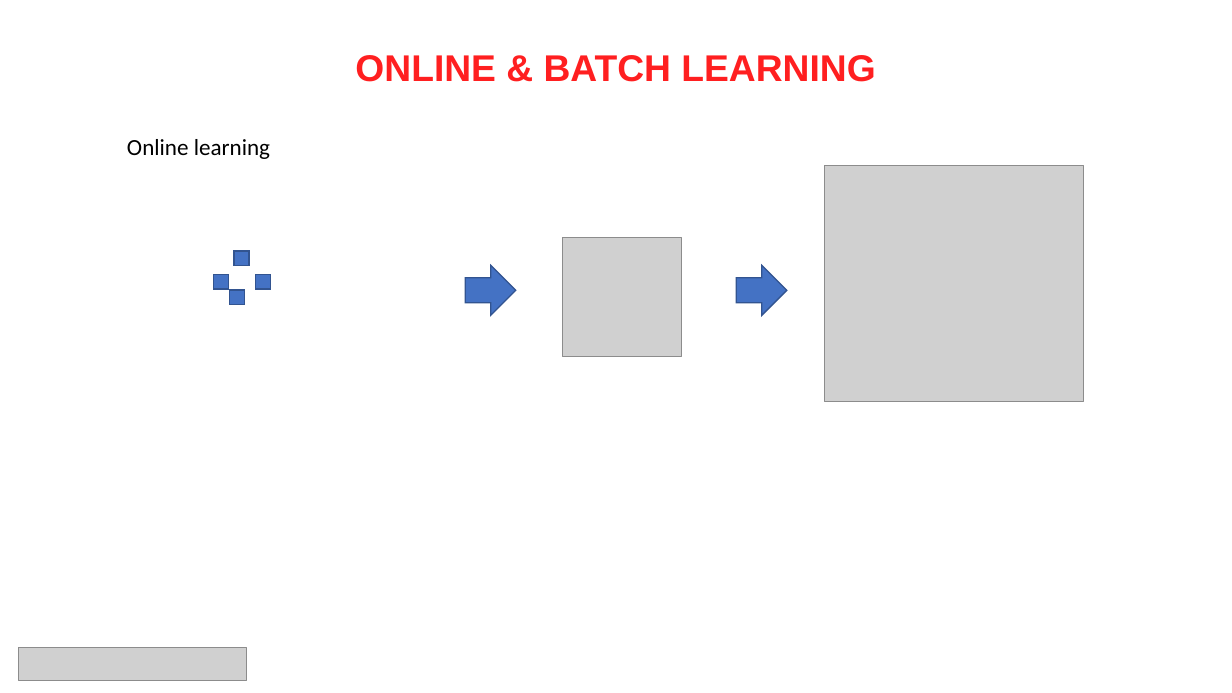
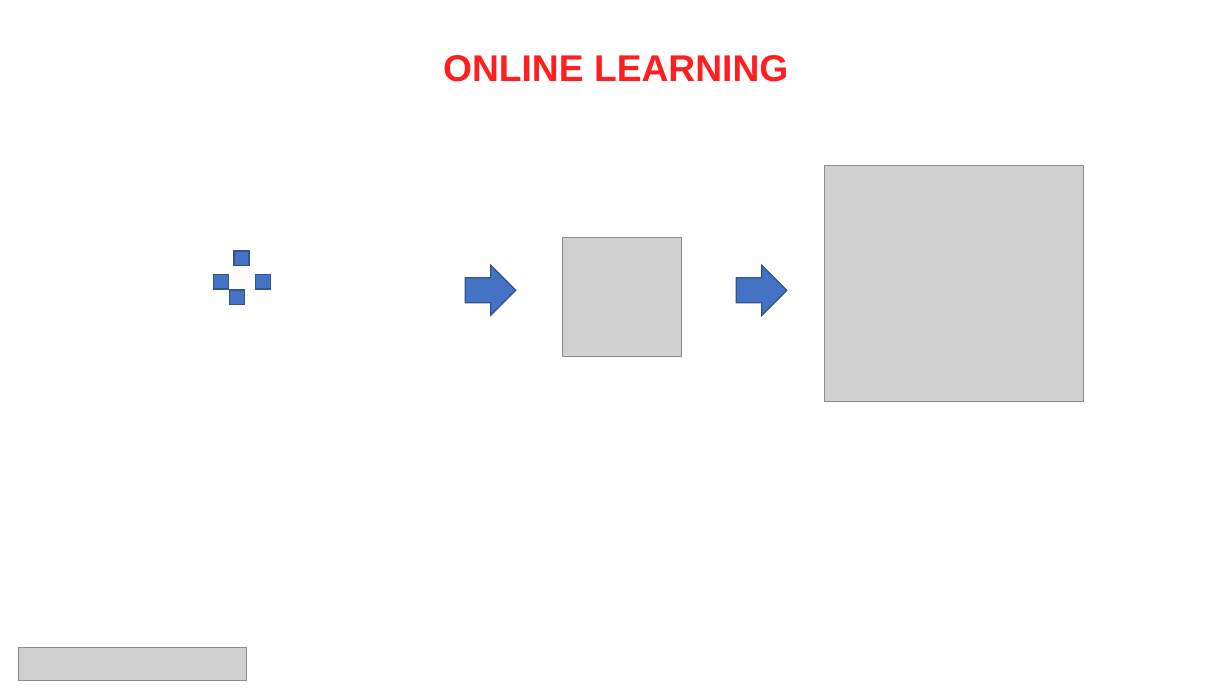
Before and after one commit to MustafaErenSonkaya/machine-learning-with-python-101, a slide deck: slide 14 of presentations/04. Makine öğrenmesi tekniklerinin sınıflandırılması.pptx. Drawn at 1232x693 pixels with LibreOffice and Linux fonts; fonts in the diff are those of the drawing; grey boxes stand for pictures. Boxes give left, top, right and bottom in pixels: in the first picture for what was removed or moved away, otherwise in the second. Text is boxed around its words. In the diff, an @@ line names an element or a change of style, - is before the commit and + after.

```diff
--- a/presentations/04. Makine öğrenmesi tekniklerinin sınıflandırılması.pptx
+++ b/presentations/04. Makine öğrenmesi tekniklerinin sınıflandırılması.pptx
@@ text at <box>443,55,788,82</box>: text changed @@
-  ONLINE & BATCH LEARNING
+  ONLINE LEARNING
@@ text removed at <box>127,139,270,159</box> @@
-Online learning
```
Also in this commit, not shown: 2 other slides changed, 31 other files.
